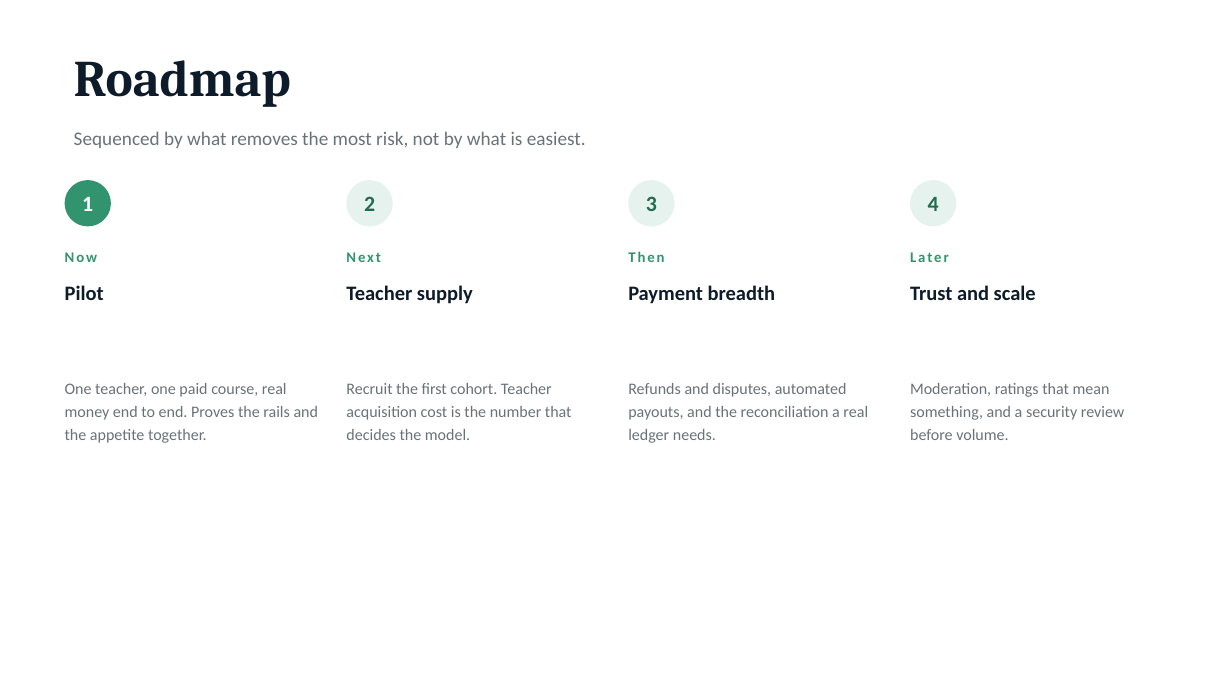
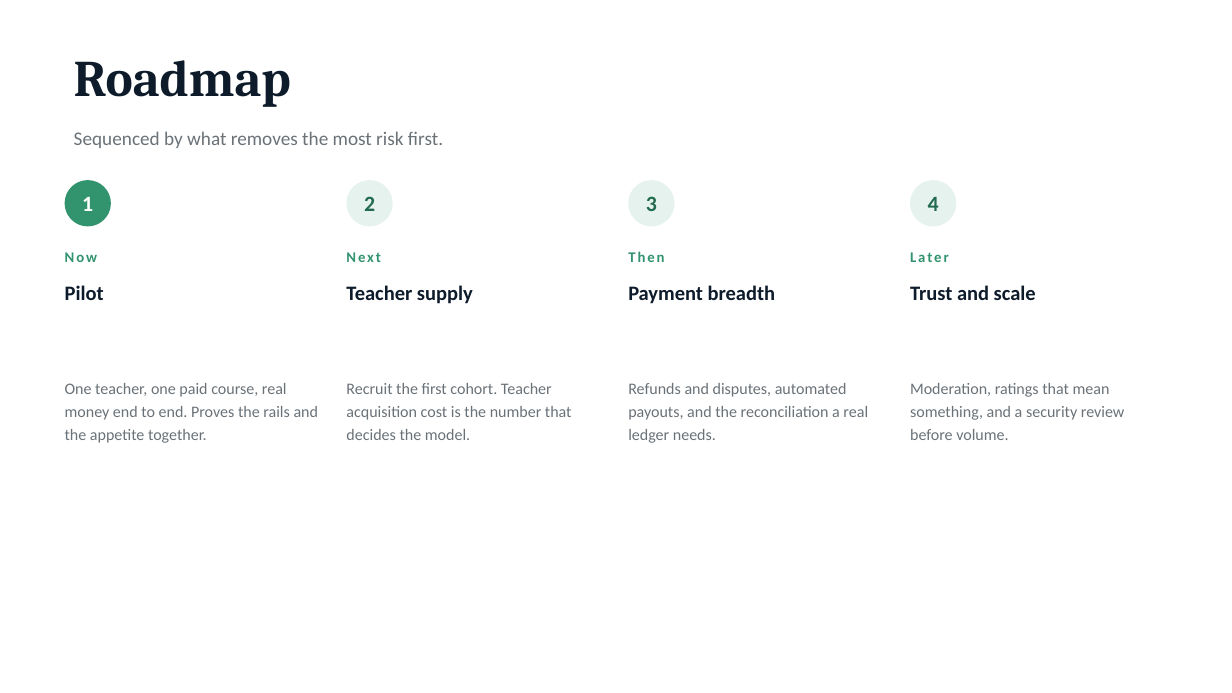
Before and after one commit to Usmandankama/padi_learn, a slide deck: slide 10 of docs/decks/PadiLearn-Investor-Pitch.pptx. Drawn at 1232x693 pixels with LibreOffice and Linux fonts; fonts in the diff are those of the drawing. Boxes give left, top, right and bottom in pixels: in the first picture for what was removed or moved away, otherwise in the second. Text is boxed around its words. In the diff, an @@ line names an element or a change of style, - is before the commit and + after.

```diff
--- a/docs/decks/PadiLearn-Investor-Pitch.pptx
+++ b/docs/decks/PadiLearn-Investor-Pitch.pptx
@@ text at bbox=[74, 131, 443, 148]: text changed @@
-Sequenced by what removes the most risk, not by what is easiest.
+Sequenced by what removes the most risk first.
```
Also in this commit, not shown: 5 other slides changed, 3 slides added, 3 slides removed, 2 other files.
